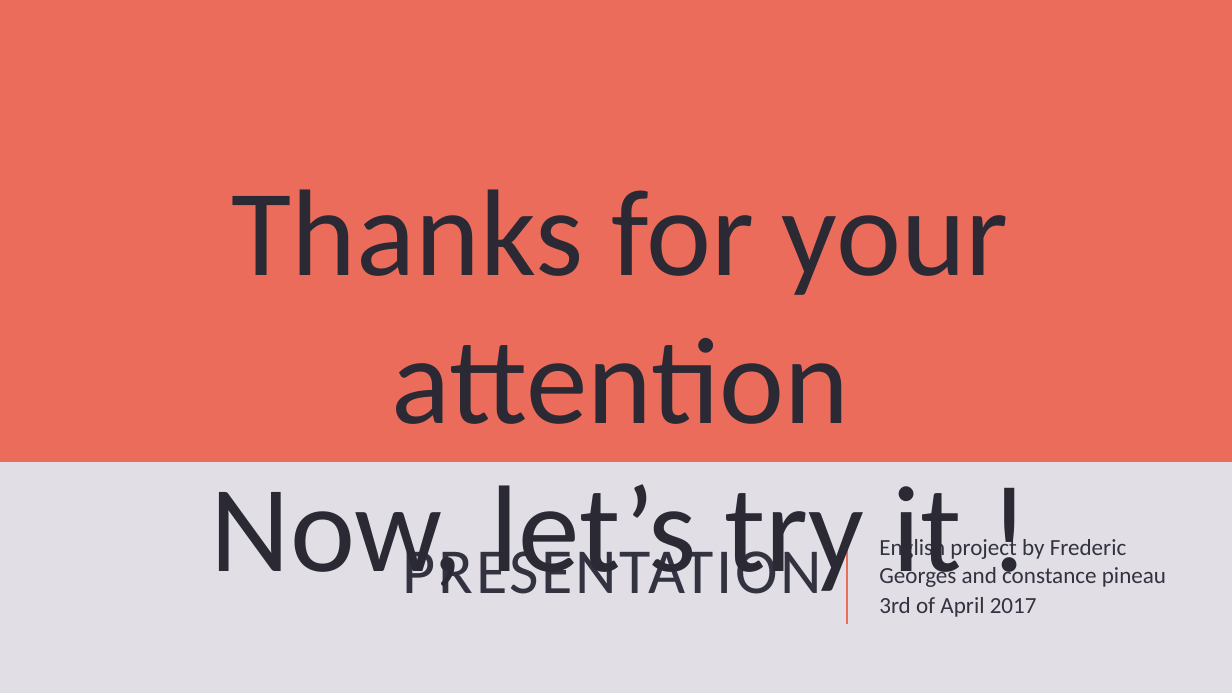
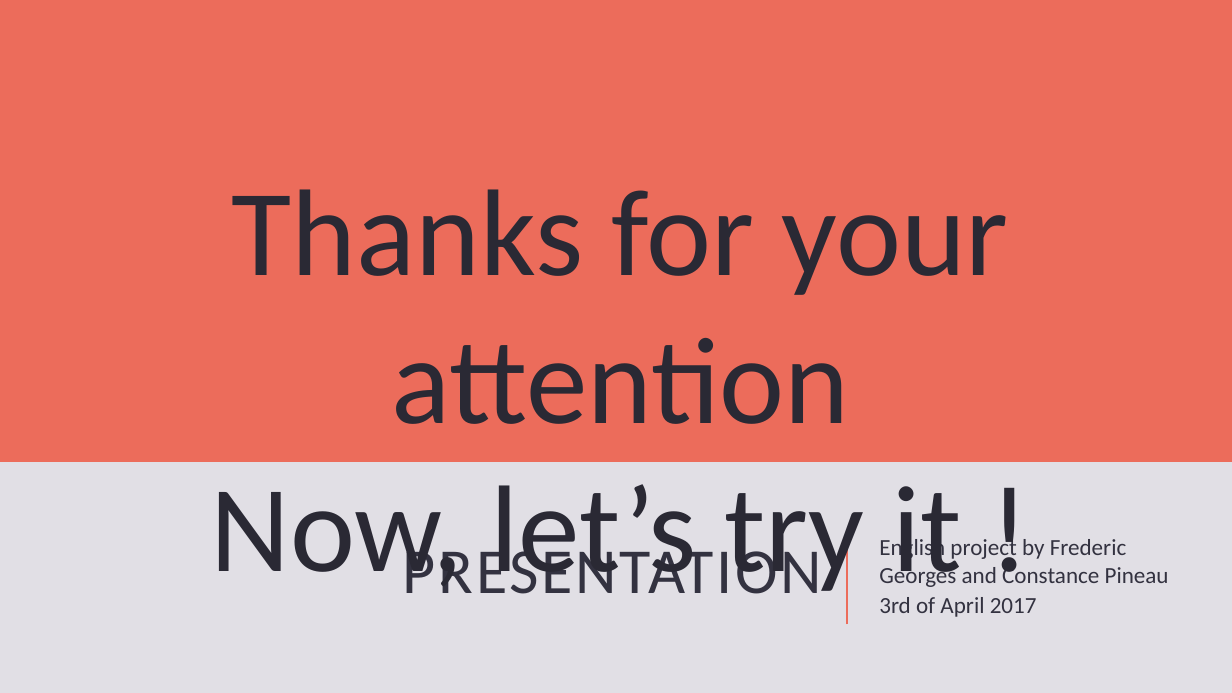
Before and after one commit to cpnu/EnglishProject, a slide deck: slide 9 of presentation.pptx. Drawn at 1232x693 pixels with LibreOffice and Linux fonts; fonts in the diff are those of the drawing. Boxes give left, top, right and bottom in pixels: in the first picture for what was removed or moved away, otherwise in the second. Text is boxed around its words. In the diff, an @@ line names an element or a change of style, - is before the commit and + after.

```diff
--- a/presentation.pptx
+++ b/presentation.pptx
@@ subtitle at <box>879,535,1169,587</box>: text changed @@
-English project by Frederic Georges and constance pineau
+English project by Frederic Georges and Constance Pineau
```
Also in this commit, not shown: 1 other slide changed, 10 other files.
